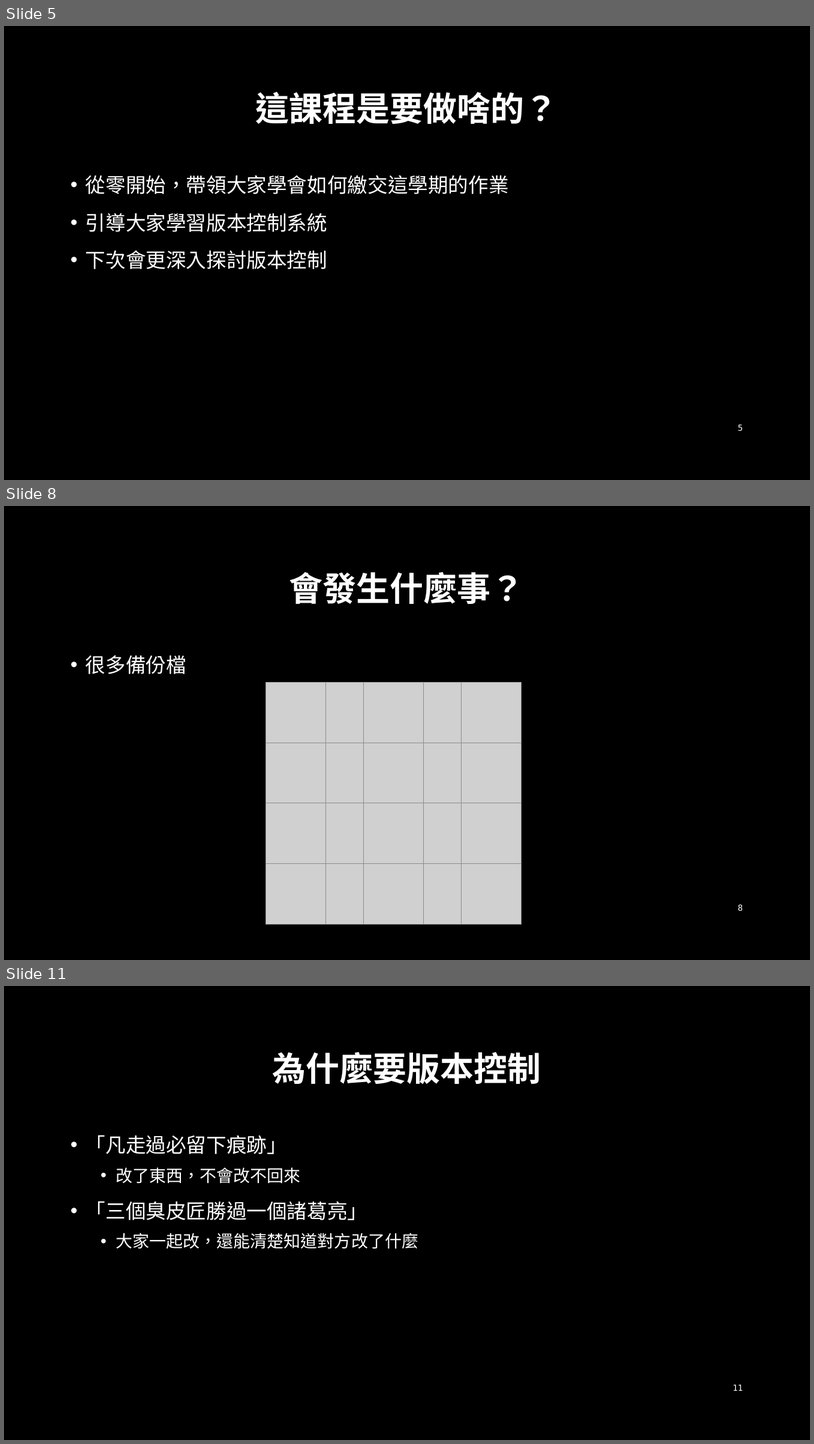
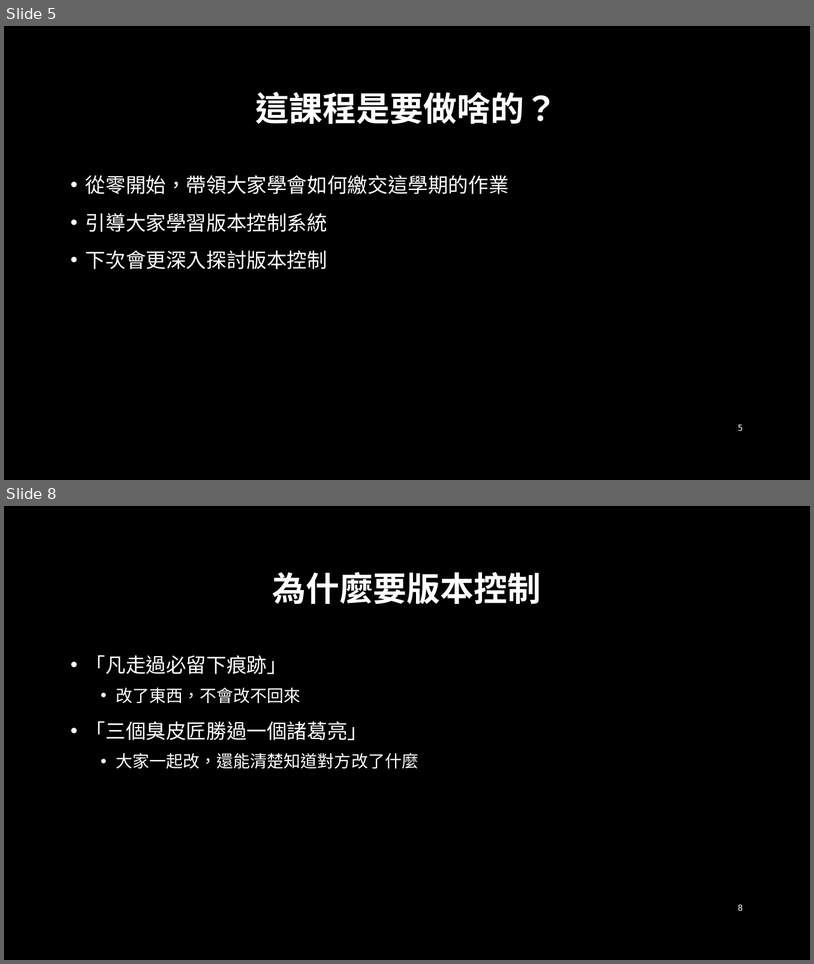
Before and after one commit to D0668083/BaseProject-Cpp, a slide deck: diagrams/Git 技術實務課程.pptx. Shown one above the other, each under a label of ours: slides 5, 8 and 11 before the commit, slides 5 and 8 after it; the slides between them are not shown. The pictures are 814x1444 and 814x964 pixels, drawn with LibreOffice and Linux fonts; fonts in the diff are those of the drawing; grey boxes stand for pictures; background and template pictures are left out. Boxes give left, top, right and bottom in pixels: in the first picture for what was removed or moved away, otherwise in the second. Text is boxed around its words. In the diff, an @@ line names an element or a change of style, - is before the commit and + after.

```diff
--- a/diagrams/Git 技術實務課程.pptx
+++ b/diagrams/Git 技術實務課程.pptx
@@ slide 8 removed at <box>4,506,810,960</box>, background picture (left out) @@
@@ title removed at <box>290,572,525,604</box> @@
-會發生什麼事？
@@ text removed at <box>86,655,186,674</box> @@
-• 很多備份檔
@@ picture removed at <box>266,682,326,742</box> @@
@@ picture removed at <box>315,682,375,742</box> @@
@@ picture removed at <box>363,682,424,742</box> @@
@@ picture removed at <box>413,682,473,742</box> @@
@@ picture removed at <box>461,682,522,742</box> @@
@@ picture removed at <box>266,742,326,803</box> @@
@@ picture removed at <box>315,742,375,803</box> @@
@@ picture removed at <box>363,742,424,803</box> @@
@@ picture removed at <box>413,742,473,803</box> @@
@@ picture removed at <box>461,742,522,803</box> @@
@@ picture removed at <box>266,803,326,864</box> @@
@@ picture removed at <box>315,803,375,864</box> @@
@@ picture removed at <box>363,803,424,864</box> @@
@@ picture removed at <box>413,803,473,864</box> @@
@@ picture removed at <box>461,803,522,864</box> @@
@@ picture removed at <box>266,864,326,924</box> @@
@@ picture removed at <box>315,864,375,924</box> @@
@@ picture removed at <box>363,864,424,924</box> @@
@@ picture removed at <box>413,864,473,924</box> @@
@@ picture removed at <box>461,864,522,924</box> @@
@@ page number removed at <box>738,904,743,910</box> @@
-8
@@ what was slide 11 is now slide 8 @@
@@ page number at <box>738,904,743,910</box>: text changed @@
-11
+8
```
Also in this commit, not shown: 1 slide changed, 2 other slides removed.
